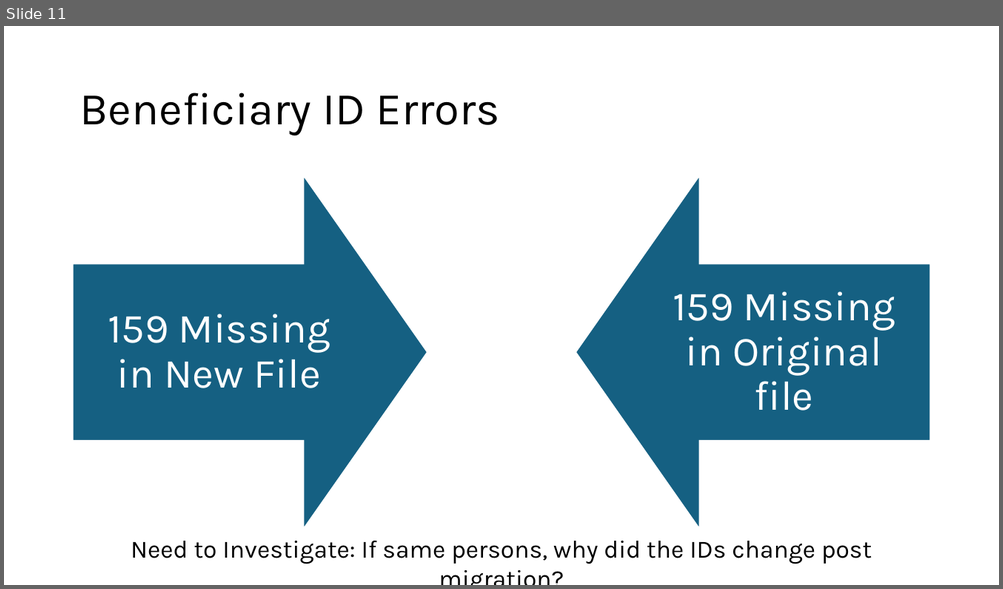
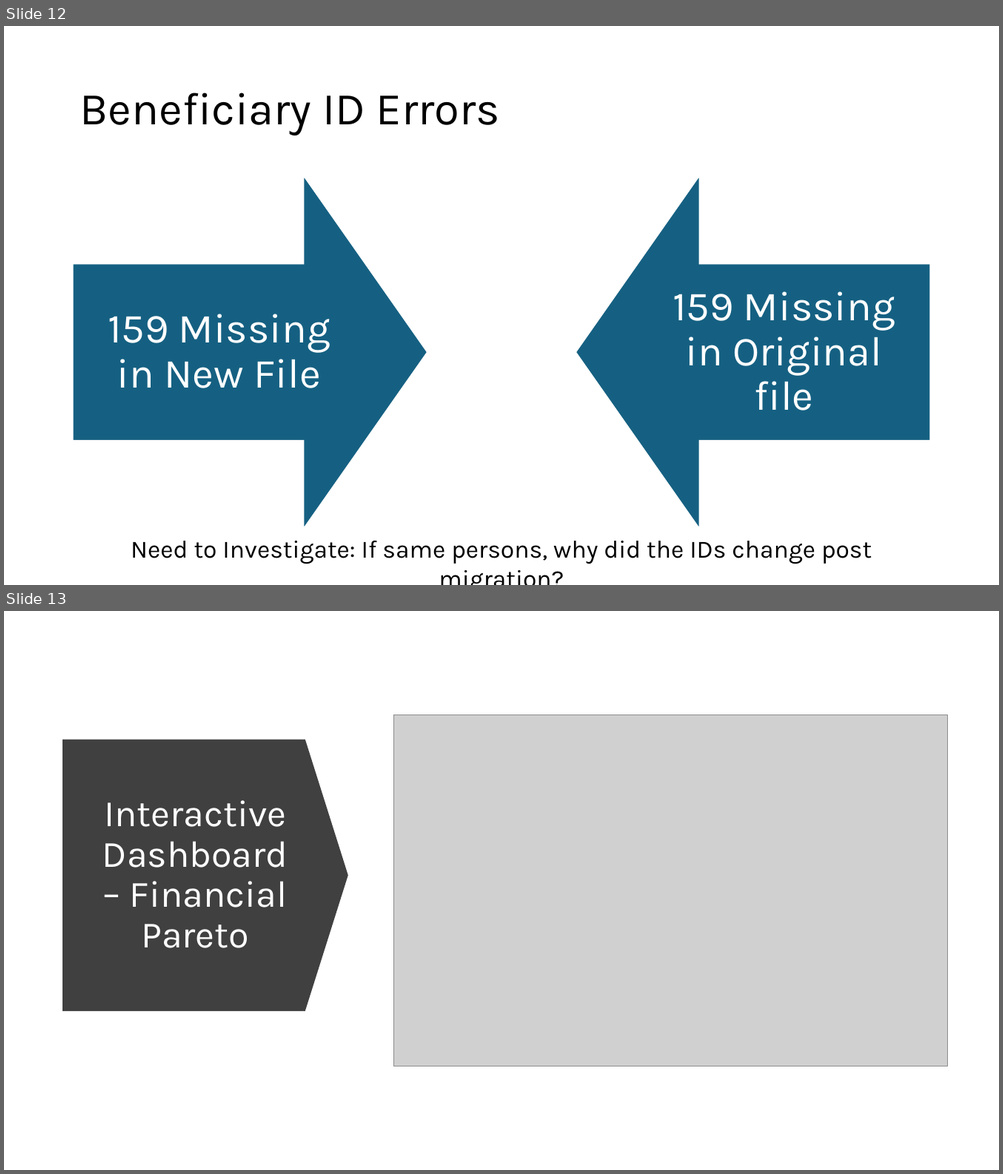
Before and after one commit to BensonJT/data_eng_exercise, a slide deck: Data Migration Analysis.pptx. Shown one above the other, each under a label of ours: slide 11 before the commit, slides 12 and 13 after it. The pictures are 1003x589 and 1003x1174 pixels, drawn with LibreOffice and Linux fonts; fonts in the diff are those of the drawing; grey boxes stand for pictures. Boxes give left, top, right and bottom in pixels: in the first picture for what was removed or moved away, otherwise in the second. Text is boxed around its words. In the diff, an @@ line names an element or a change of style, - is before the commit and + after.

```diff
--- a/Data Migration Analysis.pptx
+++ b/Data Migration Analysis.pptx
@@ slide 13 added at box(4, 611, 999, 1170), background #FFFFFF @@
@@ picture added at box(393, 715, 947, 1066) @@
@@ down arrow added at box(63, 739, 349, 1011), fill #404040 @@
@@ title added at box(102, 800, 288, 948), 36 pt, text #FFFFFF @@
+Interactive Dashboard – Financial Pareto
@@ what was slide 11 is now slide 12 @@
```
Also in this commit, not shown: 7 slides changed, 3 other slides added, 1 slide removed, 1 other file.
